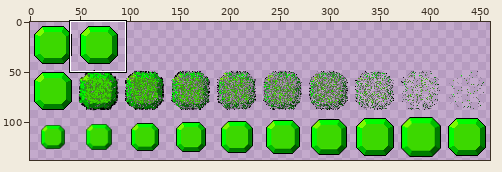
Sprite sheet -- resources/greengem.png. The picture above shows the old version from afar; the outline marks the close-up.
Close-up. Before the edit:
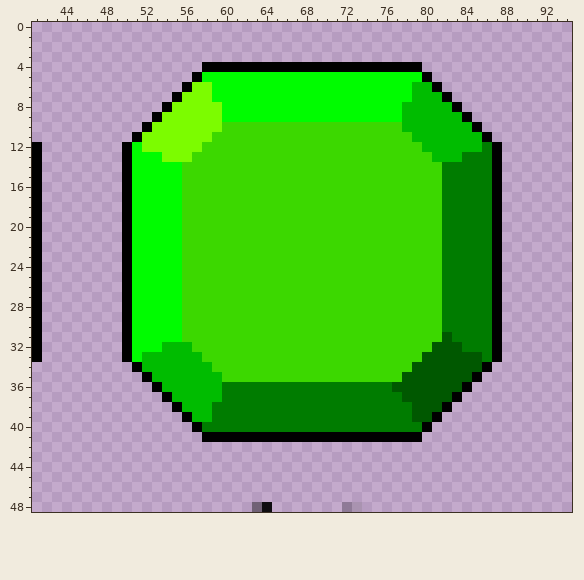
The file is 460x138 pixels. Pixels under 10% opacity are left out. Colours within 5 levels of each other are drawn and written as one. Shown: x 41..94, y 0..48.
After:
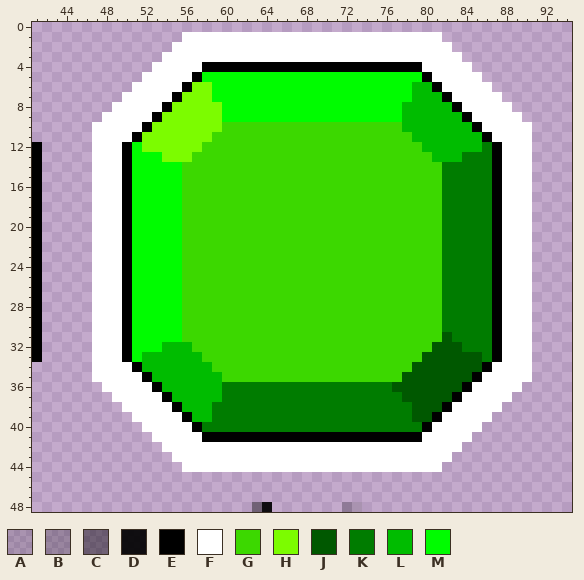
Palette (. is transparent): A #00000023  B #00000038  C #0000006d  D #000000ea  E #000000  F #ffffff  G #3cd800  H #7cfc00  J #005800  K #007c00  L #00bc00  M #00fc00
Diff:
Colour F now appears in row 1 at x 56 to 81; in row 2 at x 55 to 82; in row 3 at x 54 to 83; in row 4 at x 53 to 57 and 80 to 84; in row 5 at x 52 to 56 and 81 to 85; in row 6 at x 51 to 55 and 82 to 86.
Colour F now appears in row 7 at x 50 to 54 and 83 to 87; in row 8 at x 49 to 53 and 84 to 88; in row 9 at x 48 to 52 and 85 to 89; in row 10 at x 47 to 51 and 86 to 90; in row 11 at x 47 to 50 and 87 to 90; in rows 12 to 33 at x 47 to 49 and 88 to 90.
Colour F now appears in row 34 at x 47 to 50 and 87 to 90; in row 35 at x 47 to 51 and 86 to 90; in row 36 at x 48 to 52 and 85 to 89; in row 37 at x 49 to 53 and 84 to 88; in row 38 at x 50 to 54 and 83 to 87; in row 39 at x 51 to 55 and 82 to 86.
Colour F now appears in row 40 at x 52 to 56 and 81 to 85; in row 41 at x 53 to 57 and 80 to 84; in row 42 at x 54 to 83; in row 43 at x 55 to 82; in row 44 at x 56 to 81.
Changed places in both close-ups, as pixel boxes (x1, y1, x2, y2):
added: (92, 32, 532, 472)
